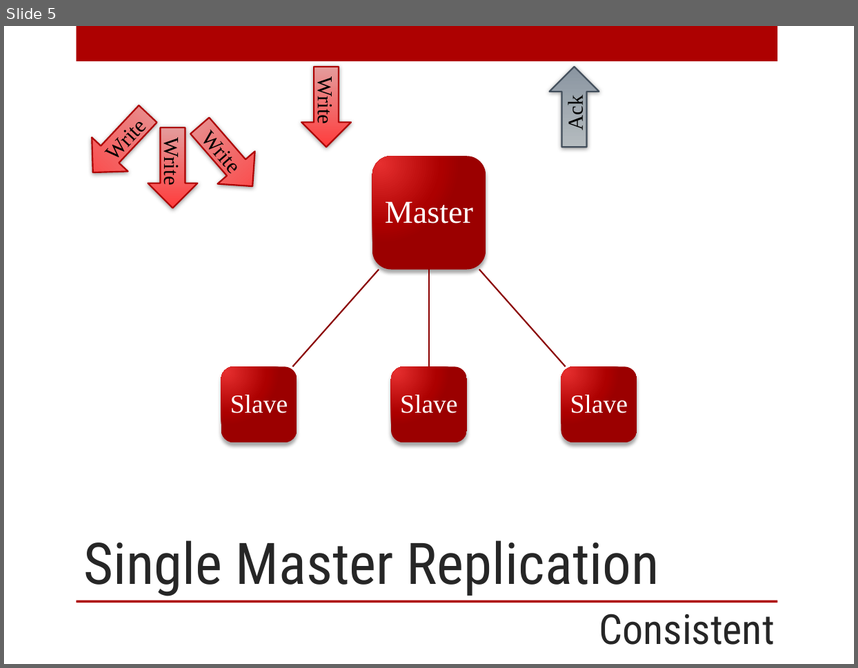
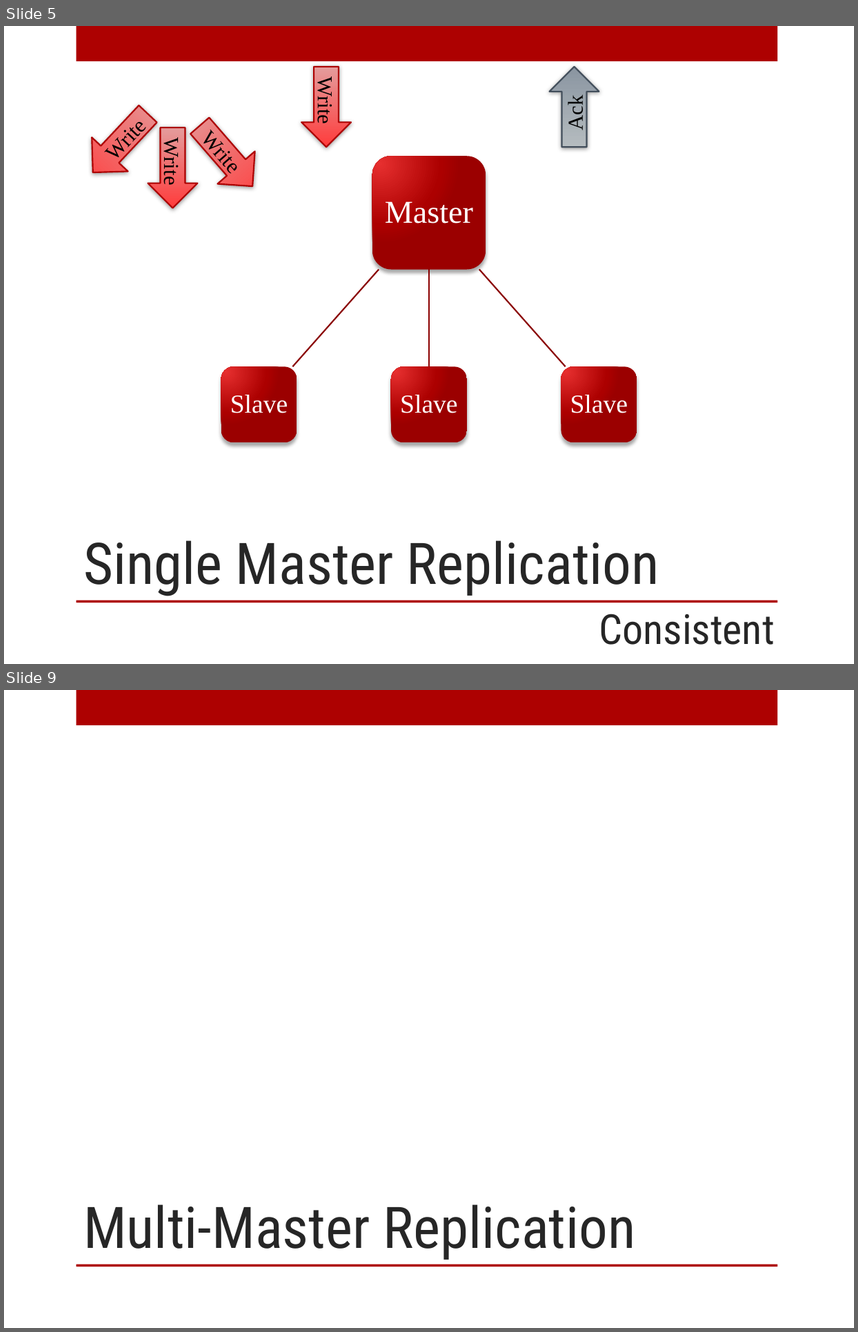
Before and after one commit to digitalBush/nosql-smackdown-talk, a slide deck: nosql-smackdown.pptx. Shown one above the other, each under a label of ours: slide 5 before the commit, slides 5 and 9 after it; the slides between them are not shown. The pictures are 858x668 and 858x1332 pixels, drawn with LibreOffice and Linux fonts; fonts in the diff are those of the drawing. Boxes give left, top, right and bottom in pixels: in the first picture for what was removed or moved away, otherwise in the second. Text is boxed around its words. In the diff, an @@ line names an element or a change of style, - is before the commit and + after.

Commit message:
Adding Available Single Master and Sharding Diagrams

```diff
--- a/nosql-smackdown.pptx
+++ b/nosql-smackdown.pptx
@@ slide 9 added at box(4, 690, 854, 1328), background #FFFFFF; not listed: 2 template elements that a slide beside it also shows @@
@@ title added at box(83, 1204, 636, 1259), 48.6 pt, text #262626 @@
+Multi-Master Replication
```
Also in this commit, not shown: 4 other slides added.
